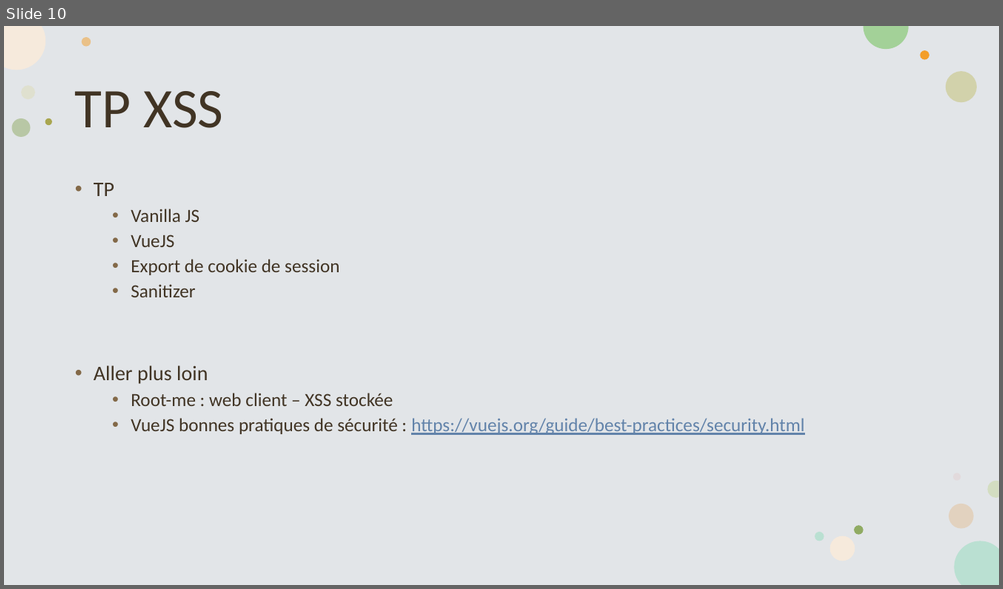
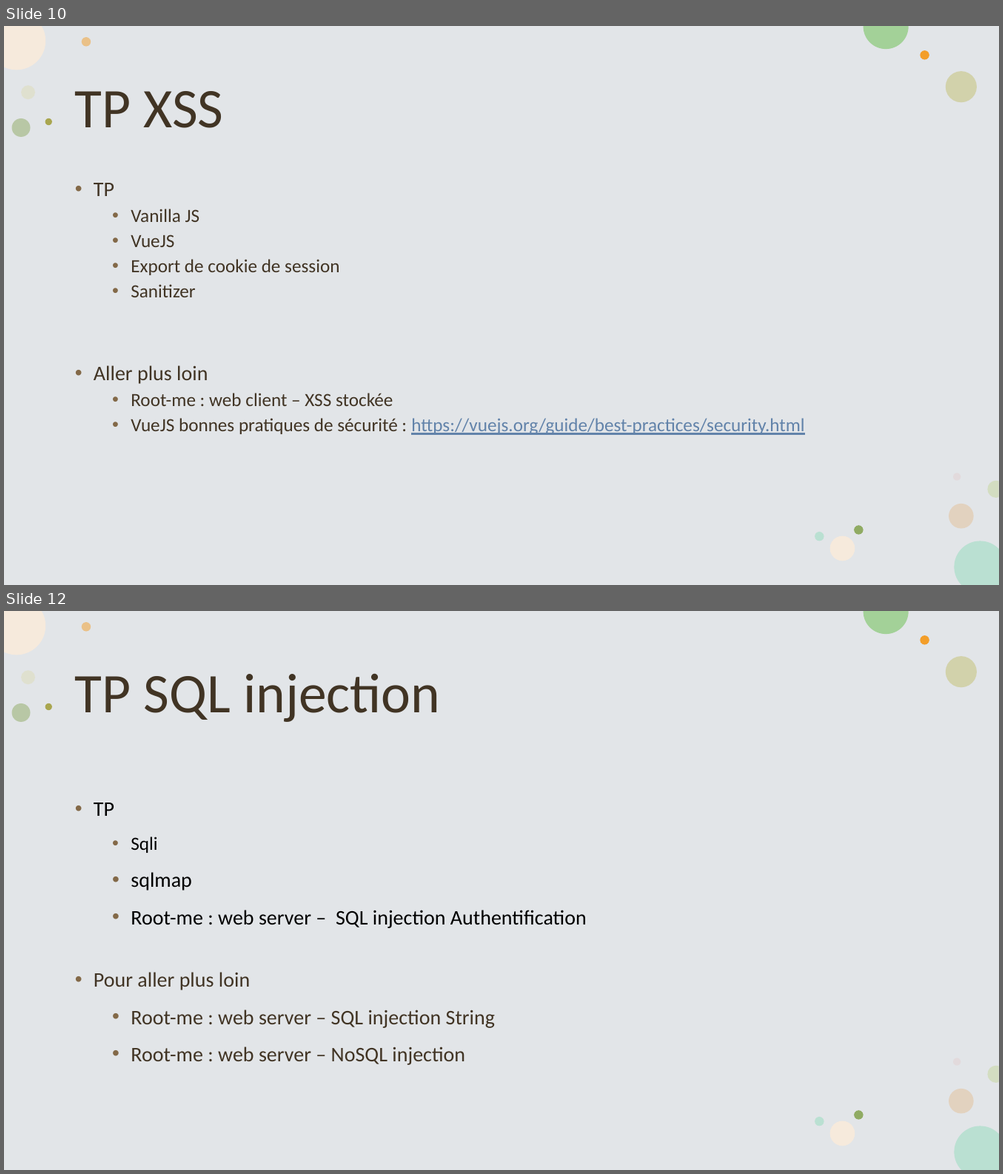
Before and after one commit to vdechef/secdev, a slide deck: Sécurité dans les développements.pptx. Shown one above the other, each under a label of ours: slide 10 before the commit, slides 10 and 12 after it; the slides between them are not shown. The pictures are 1003x589 and 1003x1174 pixels, drawn with LibreOffice and Linux fonts; fonts in the diff are those of the drawing. Boxes give left, top, right and bottom in pixels: in the first picture for what was removed or moved away, otherwise in the second. Text is boxed around its words. In the diff, an @@ line names an element or a change of style, - is before the commit and + after.

```diff
--- a/Sécurité dans les développements.pptx
+++ b/Sécurité dans les développements.pptx
@@ slide 12 added at [4, 611, 999, 1170], background #FFFFFF; not listed: 16 template elements that a slide beside it also shows @@
@@ title added at [75, 673, 440, 722], 54 pt, text #413424 @@
+TP SQL injection
@@ text added at [94, 803, 586, 1065], 20 pt, text #413424 @@
+• TP
+  • Sqli
+  • sqlmap
+  • Root-me : web server – SQL injection Authentification
+• Pour aller plus loin
+  • Root-me : web server – SQL injection String
+  • Root-me : web server – NoSQL injection
```
Also in this commit, not shown: 1 slide changed, 3 other slides added.
